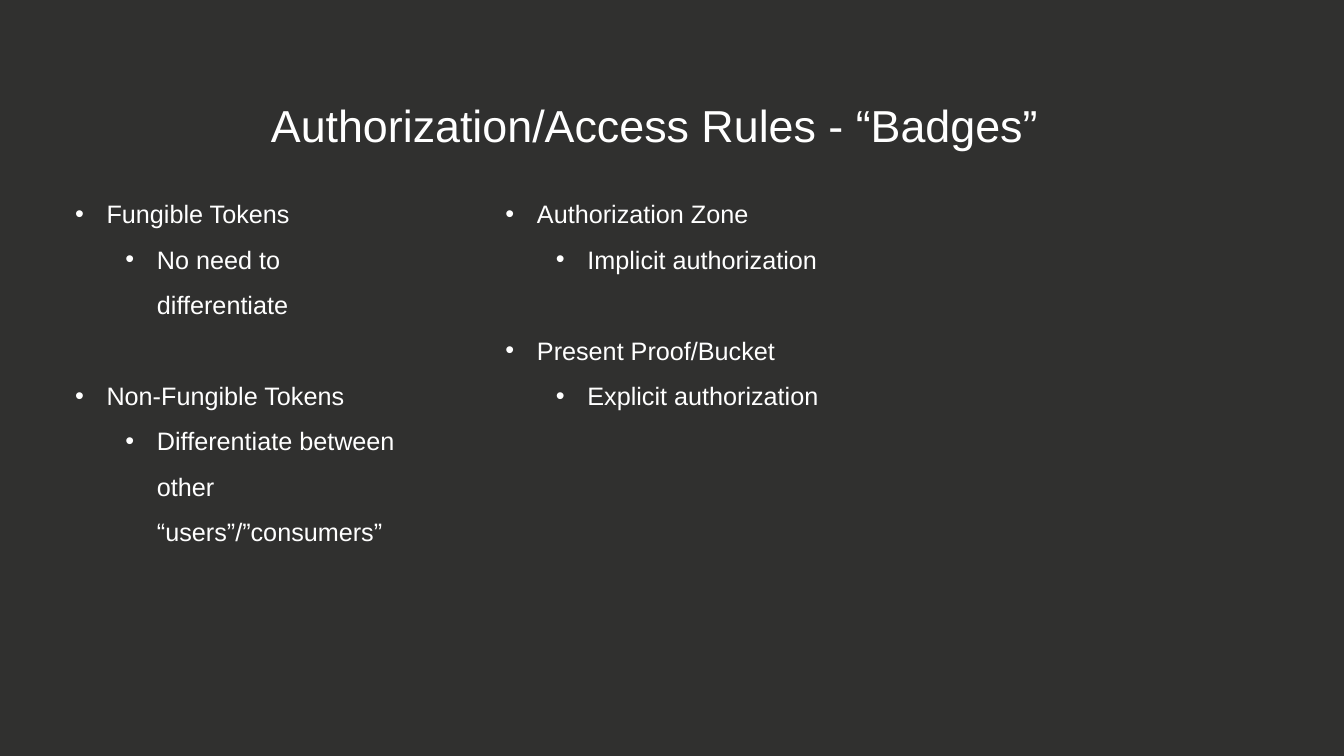
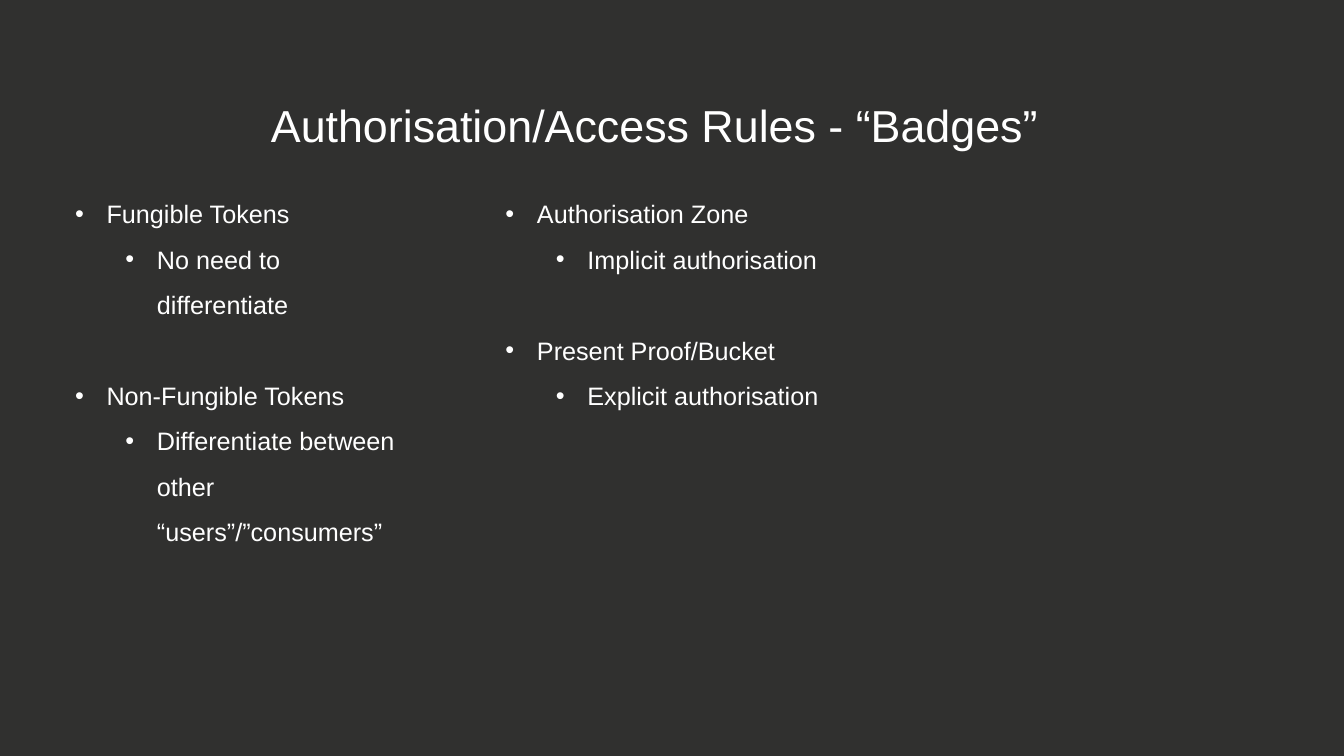
Before and after one commit to beemdvp/event-service, a slide deck: slide 16 of smart-contracts-evolution.pptx. Drawn at 1344x756 pixels with LibreOffice and Linux fonts; fonts in the diff are those of the drawing. Boxes give left, top, right and bottom in pixels: in the first picture for what was removed or moved away, otherwise in the second. Text is boxed around its words. In the diff, an @@ line names an element or a change of style, - is before the commit and + after.

Commit message:
chore: update presentation

```diff
--- a/smart-contracts-evolution.pptx
+++ b/smart-contracts-evolution.pptx
@@ text at bbox=[271, 109, 1038, 151]: text changed @@
-Authorization/Access Rules - “Badges”
+Authorisation/Access Rules - “Badges”
@@ text at bbox=[537, 204, 817, 274]: text changed @@
-• Authorization Zone
-  • Implicit authorization
+• Authorisation Zone
+  • Implicit authorisation
@@ text at bbox=[587, 386, 818, 411]: text changed @@
-  • Explicit authorization
+  • Explicit authorisation
```
Also in this commit, not shown: 3 other slides changed.
